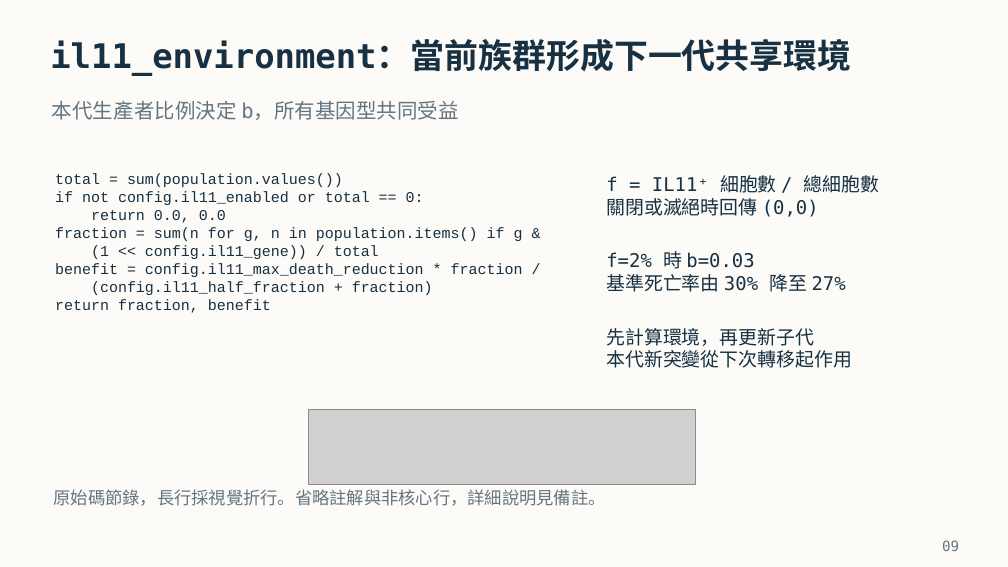
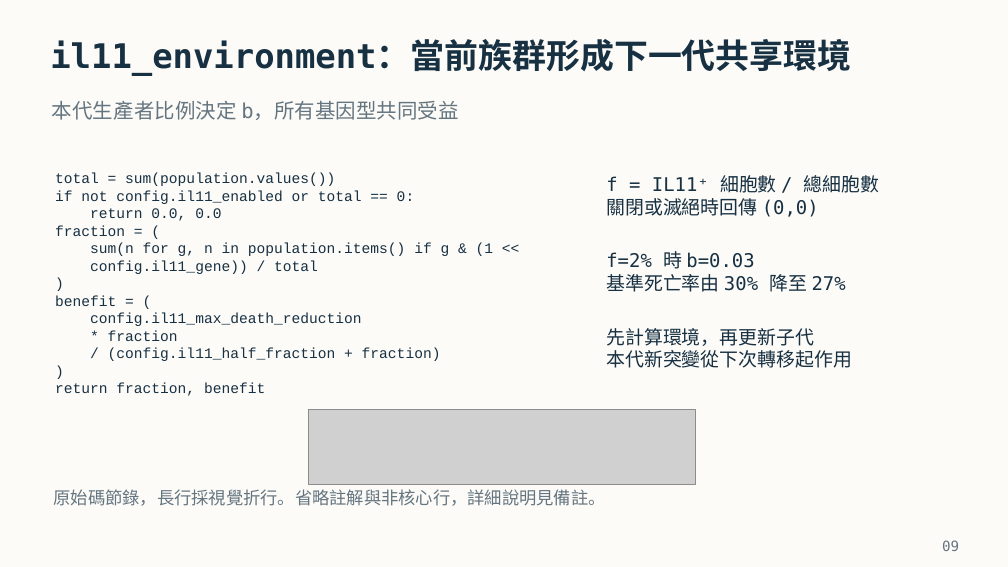
Before and after one commit to astcgt/bme6120-tumor-modeling, a slide deck: slide 9 of outputs/presentations/tumor_markov_code_results_zh_tw_v10.pptx. Drawn at 1008x567 pixels with LibreOffice and Linux fonts; fonts in the diff are those of the drawing; grey boxes stand for pictures. Boxes give left, top, right and bottom in pixels: in the first picture for what was removed or moved away, otherwise in the second. Text is boxed around its words. In the diff, an @@ line names an element or a change of style, - is before the commit and + after.

Commit message:
Reformat Python sources for readability with black
- Split long expressions one argument or condition per line (black, settings
  in pyproject.toml); long figure captions become concatenated strings.
- Chained conditionals use a one-condition-per-line layout; the gene-label
  ternary chain becomes a small helper and the therapy kill uses if/else.
- Behavior unchanged: tests pass and every regenerated CSV and PNG is
  byte-identical.
- Re-map the deck's code-excerpt line ranges and rebuild v10 with the new layout.

```diff
--- a/outputs/presentations/tumor_markov_code_results_zh_tw_v10.pptx
+++ b/outputs/presentations/tumor_markov_code_results_zh_tw_v10.pptx
@@ text at box(55, 173, 415, 396): size 14.2 to 13.8 pt in "total = sum(population.values())", "if not config.il11_enabled or total == 0:", "return 0.0, 0.0", "return fraction, benefit" @@
@@ text at box(55, 225, 494, 361): text changed; size 14.2 to 13.8 pt @@
-fraction = sum(n for g, n in population.items() if g &
-(1 << config.il11_gene)) / total
-benefit = config.il11_max_death_reduction * fraction /
-(config.il11_half_fraction + fraction)
+fraction = (
+sum(n for g, n in population.items() if g & (1 <<
+config.il11_gene)) / total
+)
+benefit = (
+config.il11_max_death_reduction
+* fraction
+/ (config.il11_half_fraction + fraction)
+)
```
Also in this commit, not shown: 8 other slides changed, 16 other files.
